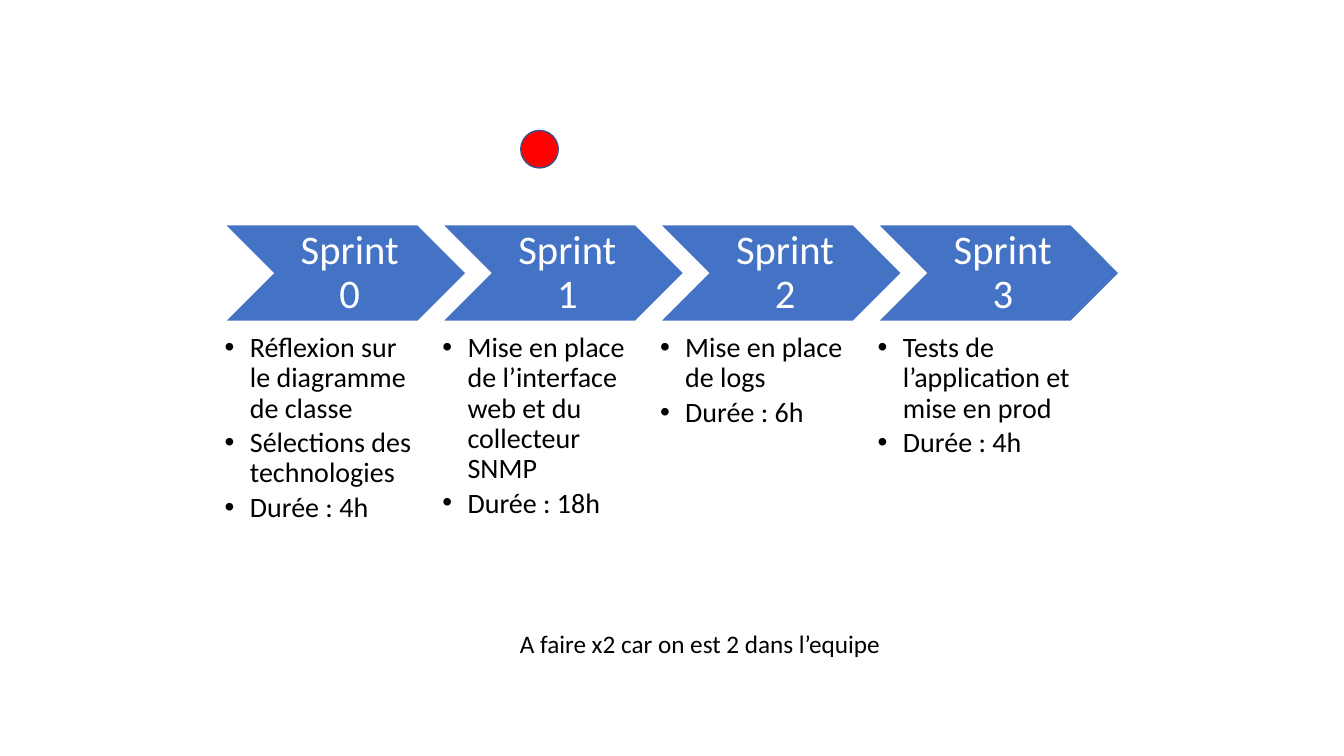
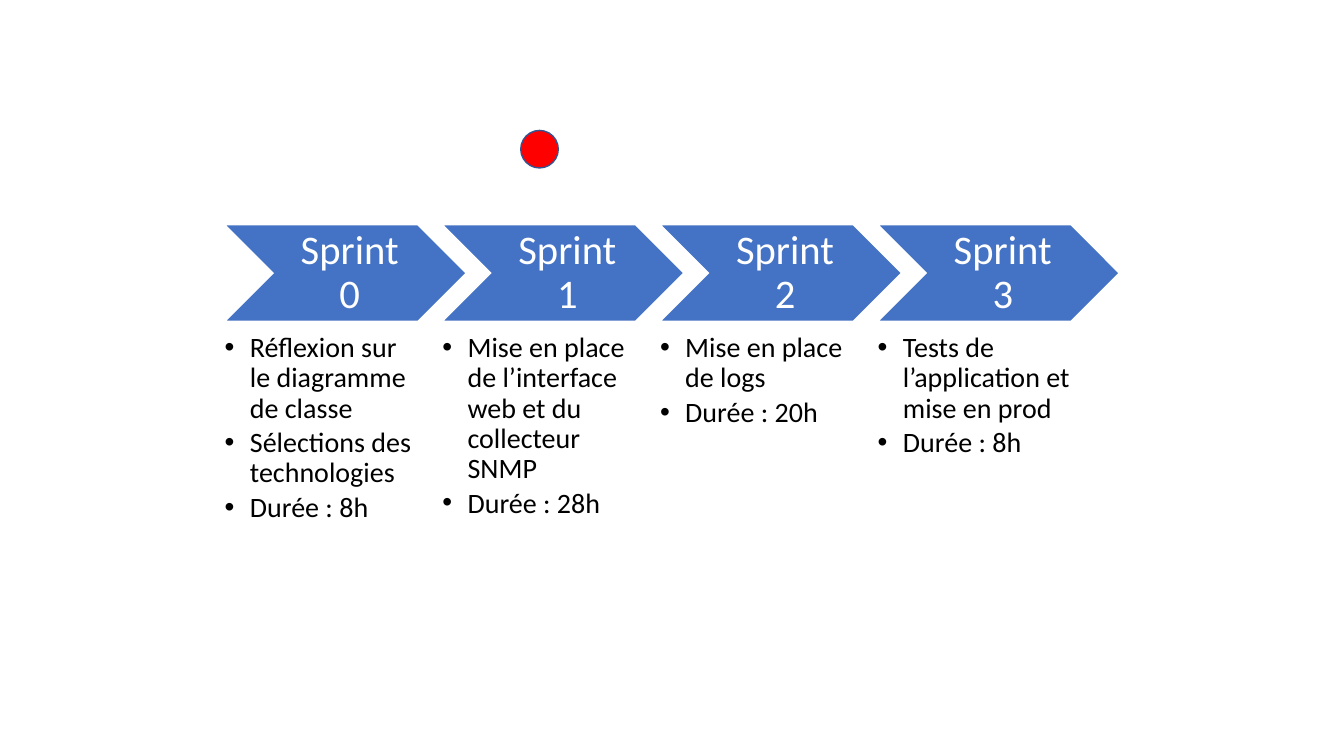
Before and after one commit to NicolasBoulard/Soup, a slide deck: slide 1 of Documentation/Sprint planning.pptx. Drawn at 1344x756 pixels with LibreOffice and Linux fonts; fonts in the diff are those of the drawing. Boxes give left, top, right and bottom in pixels: in the first picture for what was removed or moved away, otherwise in the second. Text is boxed around its words. In the diff, an @@ line names an element or a change of style, - is before the commit and + after.

```diff
--- a/Documentation/Sprint planning.pptx
+++ b/Documentation/Sprint planning.pptx
@@ text at (x1=685, y1=402, x2=818, y2=423): text changed @@
-  • Durée : 6h
+  • Durée : 20h
@@ text at (x1=903, y1=432, x2=1021, y2=453): text changed @@
-  • Durée : 4h
+  • Durée : 8h
@@ text at (x1=250, y1=497, x2=368, y2=518): text changed @@
-  • Durée : 4h
+  • Durée : 8h
@@ text at (x1=468, y1=493, x2=600, y2=514): text changed @@
-  • Durée : 18h
+  • Durée : 28h
@@ text removed at (x1=520, y1=635, x2=880, y2=657) @@
-A faire x2 car on est 2 dans l’equipe
```
Also in this commit, not shown: 24 other files.
